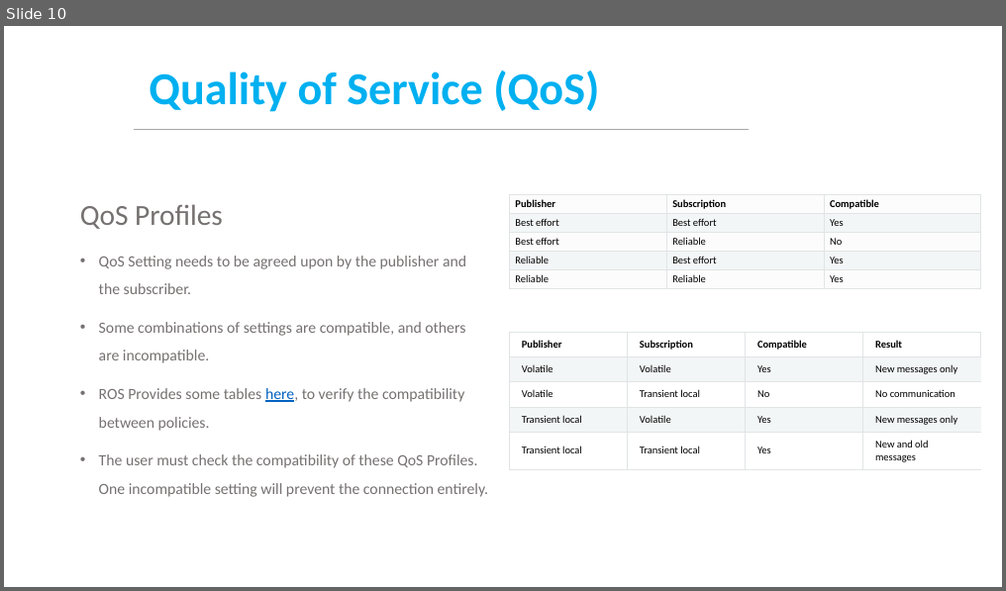
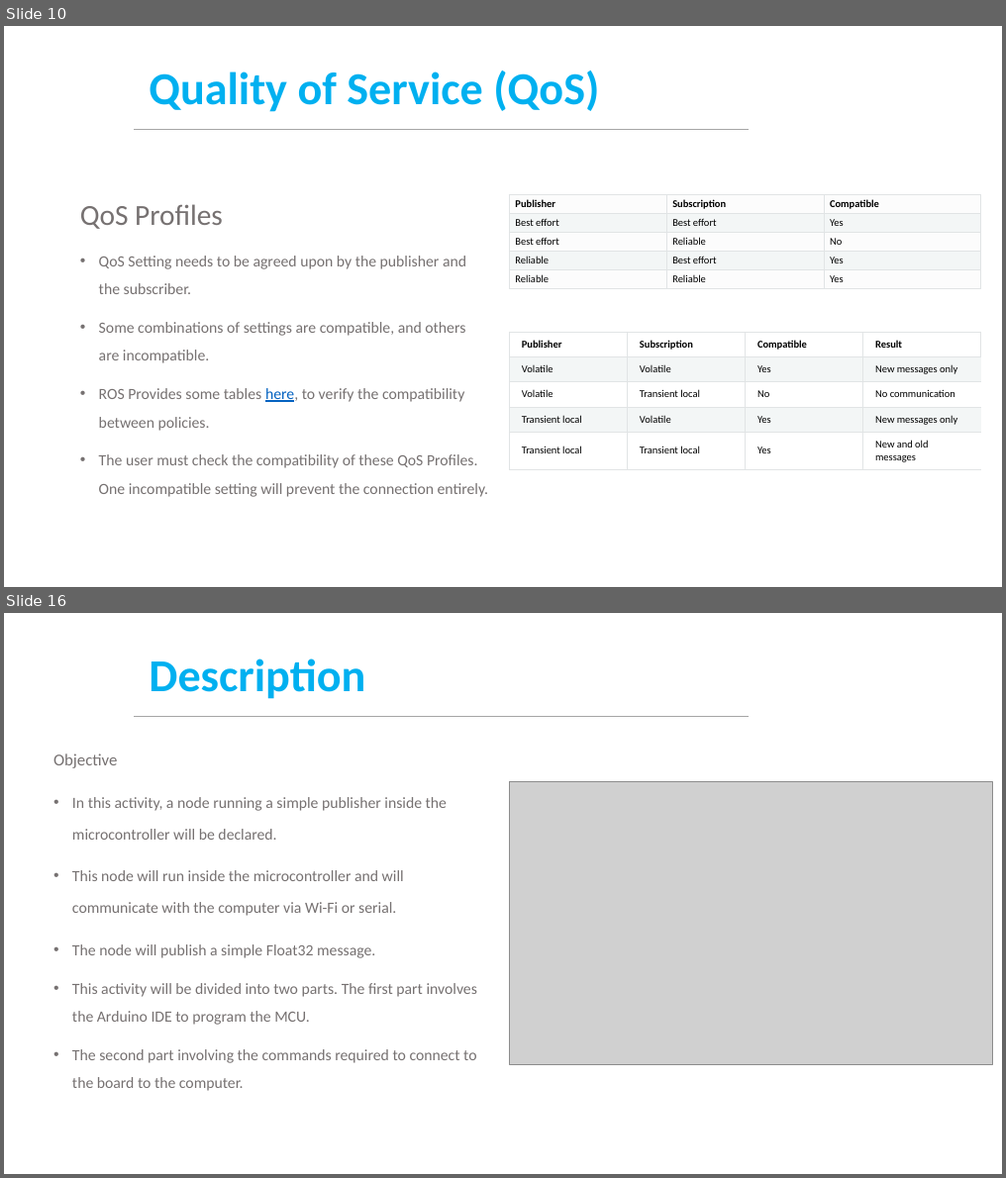
Before and after one commit to felipegarcia130/Ros2, a slide deck: Week 4/MCR2_QoS_ROS.pptx. Shown one above the other, each under a label of ours: slide 10 before the commit, slides 10 and 16 after it; the slides between them are not shown. The pictures are 1006x591 and 1006x1178 pixels, drawn with LibreOffice and Linux fonts; fonts in the diff are those of the drawing; grey boxes stand for pictures; background and template pictures are left out. Boxes give left, top, right and bottom in pixels: in the first picture for what was removed or moved away, otherwise in the second. Text is boxed around its words. In the diff, an @@ line names an element or a change of style, - is before the commit and + after.

```diff
--- a/Week 4/MCR2_QoS_ROS.pptx
+++ b/Week 4/MCR2_QoS_ROS.pptx
@@ slide 16 added at (4, 613, 1002, 1174), background #FFFFFF; not listed: 1 template element that a slide beside it also shows @@
@@ title added at (149, 659, 365, 699), 44 pt, text #00B0F0, bold @@
+Description
@@ text added at (54, 754, 477, 1091), 15 pt, text #767171 @@
+Objective
+• In this activity, a node running a simple publisher inside the microcontroller will be declared.
+• This node will run inside the microcontroller and will communicate with the computer via Wi-Fi or serial.
+• The node will publish a simple Float32 message.
+• This activity will be divided into two parts. The first part involves the Arduino IDE to program the MCU.
+• The second part involving the commands required to connect to the board to the computer.
@@ picture added at (509, 782, 993, 1065) @@
```
Also in this commit, not shown: 1 slide changed, 27 other slides added, 42 other files.
